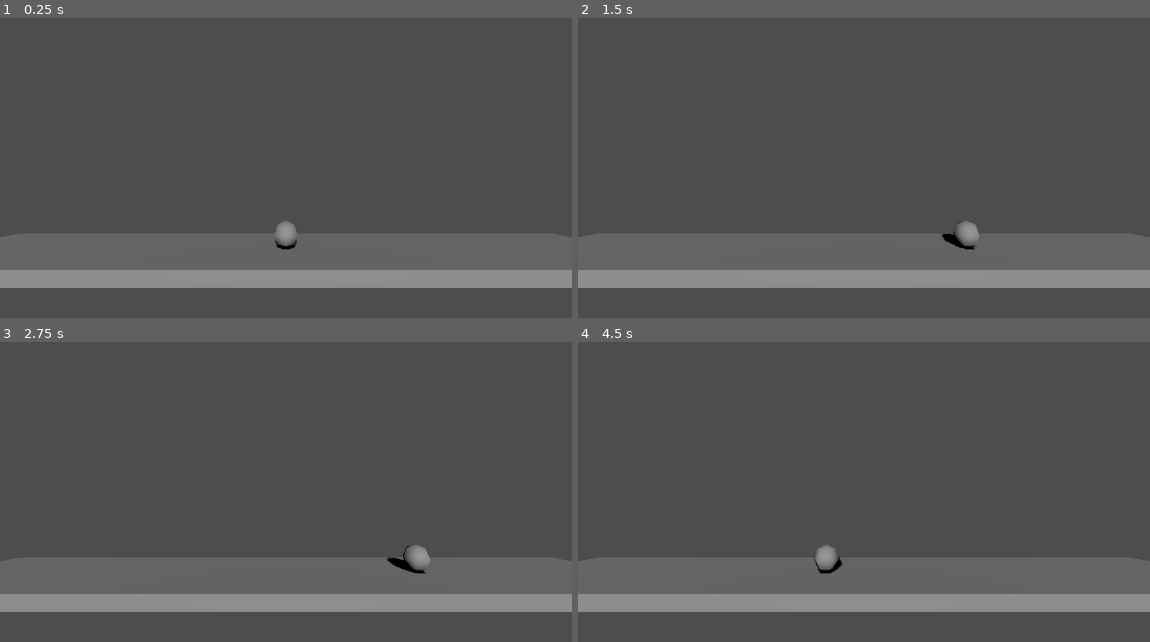
Above: before the commit, frames 1-4 (two rows, left to right).
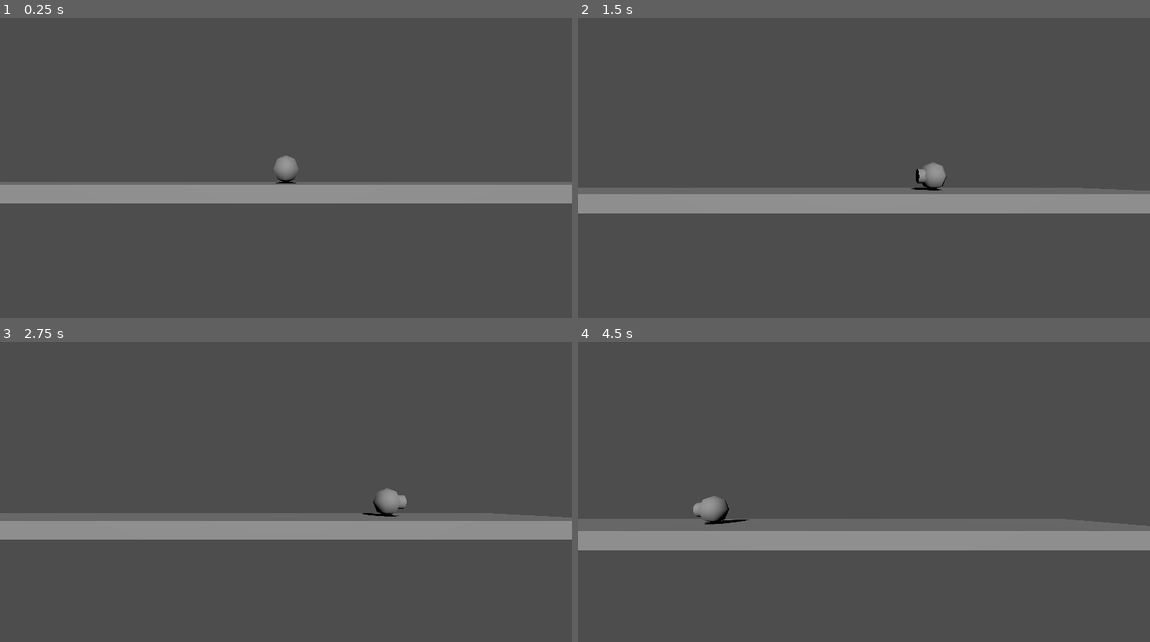
Above: after the commit, the same moments.

Repository: ndrewGele/gd41-poc
Game: Godot game, scene res://root.tscn
Two runs of this game, one before a commit and one after it. Both use one fixed random seed, a clock stepped at 60 frames per second and the inputs below. Before the commit the project starts from res://stages/test.tscn.
Inputs:
- Up to frame 1 (0.25 s): no input
- Up to frame 2 (1.5 s): hold Right (move_right) 0.53-1.28 s; hold Left (move_left) from 1.28 s (still down)
- Up to frame 3 (2.75 s): release Left (move_left) at 2.03 s; hold Right (move_right) from 2.03 s (still down)
- Up to frame 4 (4.5 s): release Right (move_right) at 2.78 s; hold Up (move_up) 2.78-3.53 s; hold Left (move_left) from 3.53 s (still down)

The runs differ from the first frame. In frame 1, 14% of the frame differs, in the area x 0-100%, y 45-90%; in frame 2, 15%; in frame 3, 15%; in frame 4, 17%, in the area x 0-100%, y 51-90%.

Commit message:
some refactor and tracking camera added

Diff:
--- a/characters/test.tscn
+++ /dev/null
@@ -1,23 +0,0 @@
-[gd_scene load_steps=4 format=3 uid="uid://ct6g857saisg7"]
-
-[ext_resource type="Script" path="res://characters/test.gd" id="1_ekdbj"]
-
-[sub_resource type="SphereMesh" id="SphereMesh_jwa4d"]
-radius = 1.0
-height = 2.0
-radial_segments = 6
-rings = 3
-
-[sub_resource type="SphereShape3D" id="SphereShape3D_yfetd"]
-radius = 1.0
-
-[node name="TestChar" type="CharacterBody3D"]
-script = ExtResource("1_ekdbj")
-
-[node name="Pivot" type="Node3D" parent="."]
-
-[node name="MeshInstance3D" type="MeshInstance3D" parent="Pivot"]
-mesh = SubResource("SphereMesh_jwa4d")
-
-[node name="CollisionShape3D" type="CollisionShape3D" parent="."]
-shape = SubResource("SphereShape3D_yfetd")
--- a/characters/test.gd
+++ b/characters/test_char.gd
@@ -1,10 +1,12 @@
 extends CharacterBody3D
 
-@export var speed = 14
-@export var fall_acceleration = 75
-@export var jump_impulse = 20
+@export var speed = 20
+@export var fall_acceleration = 150
+@export var jump_impulse = 40
+@export var max_jumps = 2
 
 var target_velocity = Vector3.ZERO
+var remaining_jumps = max_jumps
 
 func _physics_process(delta):
 
@@ -15,12 +17,19 @@
 	if Input.is_action_pressed("move_left"):
 		direction.x -= 1
 
-	if is_on_floor() and Input.is_action_just_pressed("move_up"):
+	if is_on_floor():
+		remaining_jumps = max_jumps
+
+	if remaining_jumps > 0 and Input.is_action_just_pressed("move_up"):
 		target_velocity.y = jump_impulse
+		remaining_jumps -= 1
+		if direction != Vector3.ZERO:
+			$Pivot.look_at(position + direction, Vector3.UP)
 
 	if direction != Vector3.ZERO:
 		direction = direction.normalized()
-		$Pivot.look_at(position + direction, Vector3.UP)
+		if is_on_floor():
+			$Pivot.look_at(position + direction, Vector3.UP)
 
 	# Ground Velocity
 	target_velocity.x = direction.x * speed
--- /dev/null
+++ b/characters/test_char.tscn
@@ -0,0 +1,30 @@
+[gd_scene load_steps=5 format=3 uid="uid://ct6g857saisg7"]
+
+[ext_resource type="Script" path="res://characters/test_char.gd" id="1_ekdbj"]
+
+[sub_resource type="SphereMesh" id="SphereMesh_jwa4d"]
+radius = 1.0
+height = 2.0
+radial_segments = 6
+rings = 3
+
+[sub_resource type="CylinderMesh" id="CylinderMesh_0wn6b"]
+height = 1.0
+
+[sub_resource type="SphereShape3D" id="SphereShape3D_yfetd"]
+radius = 1.0
+
+[node name="TestChar" type="CharacterBody3D"]
+script = ExtResource("1_ekdbj")
+
+[node name="Pivot" type="Node3D" parent="."]
+
+[node name="Body" type="MeshInstance3D" parent="Pivot"]
+mesh = SubResource("SphereMesh_jwa4d")
+
+[node name="Nose" type="MeshInstance3D" parent="Pivot"]
+transform = Transform3D(1, 0, 0, 0, -0.0189007, 0.999821, 0, -0.999821, -0.0189007, 0, 0, -0.616491)
+mesh = SubResource("CylinderMesh_0wn6b")
+
+[node name="CollisionShape3D" type="CollisionShape3D" parent="."]
+shape = SubResource("SphereShape3D_yfetd")
--- a/project.godot
+++ b/project.godot
@@ -11,7 +11,7 @@
 [application]
 
 config/name="pocombat"
-run/main_scene="res://stages/test.tscn"
+run/main_scene="res://root.tscn"
 config/features=PackedStringArray("4.1", "Forward Plus")
 config/icon="res://icon.svg"
 
--- /dev/null
+++ b/root.gd
@@ -0,0 +1,21 @@
+extends Node3D
+
+func _load_stage(stage):
+	var loaded_stage = load(stage)
+	var inst_stage = loaded_stage.instantiate()
+	return(inst_stage)
+
+func _load_character(character, _player):
+	var loaded_character = load(character)
+	var inst_character = loaded_character.instantiate()
+	return(inst_character)
+
+func _ready():
+	var stage = _load_stage('./stages/test_stage.tscn')
+	self.add_child(stage)
+	var character1 = _load_character('./characters/test_char.tscn', true)
+	$Characters.add_child(character1)
+
+	var stage_camera = StageCamera.new()
+	stage_camera.camera_targets = $Characters.get_children()
+	add_child(stage_camera)
--- a/root.tscn
+++ b/root.tscn
@@ -1,3 +1,8 @@
-[gd_scene format=3 uid="uid://c1tttnka83j8q"]
+[gd_scene load_steps=2 format=3 uid="uid://c1tttnka83j8q"]
+
+[ext_resource type="Script" path="res://root.gd" id="1_jdm87"]
 
 [node name="Node3D" type="Node3D"]
+script = ExtResource("1_jdm87")
+
+[node name="Characters" type="Node3D" parent="."]
--- a/stages/test.tscn
+++ b/stages/test_stage.tscn
@@ -1,6 +1,4 @@
-[gd_scene load_steps=4 format=3 uid="uid://deq14sc20nlxv"]
-
-[ext_resource type="PackedScene" uid="uid://ct6g857saisg7" path="res://characters/test.tscn" id="1_x4nwr"]
+[gd_scene load_steps=3 format=3 uid="uid://deq14sc20nlxv"]
 
 [sub_resource type="BoxShape3D" id="BoxShape3D_cjw7c"]
 size = Vector3(50, 1, 8)
@@ -23,10 +21,6 @@
 transform = Transform3D(1, 0, 0, 0, 0.90525, 0.424879, 0, -0.424879, 0.90525, 0, 6.5501, 0)
 shadow_enabled = true
 
-[node name="Marker3D" type="Marker3D" parent="."]
-transform = Transform3D(1, 0, 0, 0, 1, 0, 0, 0, 1, 0, 5.02005, 15.7725)
+[node name="players" type="Node3D" parent="."]
 
-[node name="Camera3D" type="Camera3D" parent="Marker3D"]
-
-[node name="TestChar" parent="." instance=ExtResource("1_x4nwr")]
-transform = Transform3D(1, 0, 0, 0, 1, 0, 0, 0, 1, 0, 1.08517, 0)
+[node name="pois" type="Node3D" parent="."]
--- /dev/null
+++ b/utils/stage_camera.gd
@@ -0,0 +1,38 @@
+class_name StageCamera
+
+extends Camera3D
+
+@export var y_offset: float = 25.0
+var camera_targets: Array[Node] = []
+var target_position: Vector3 = Vector3.ZERO
+
+func follow_targets(targets: Array[Node] = self.camera_targets):
+	var all_x: Array[float] = []
+	var all_y: Array[float] = []
+	for target in targets:
+		all_x.append(target.position.x)
+		all_y.append(target.position.y)
+
+	var sum_x: float = 0.0
+	for x in all_x:
+		sum_x += x
+
+	var sum_y: float = 0.0
+	for y in all_y:
+		sum_y += y
+
+	var mean_x: float = sum_x / float(targets.size())
+	var mean_y: float = sum_y / float(targets.size())
+
+	target_position = Vector3(mean_x, mean_y, 15.0)
+
+
+func _ready():
+	self.position = Vector3(0.0,0.0,15.0)
+
+
+func _physics_process(delta):
+	if camera_targets.size() > 0:
+		follow_targets()
+
+	self.position = self.position.lerp(target_position, delta * 1)
--- /dev/null
+++ b/utils/stage_camera.tscn
@@ -0,0 +1,5 @@
+[gd_scene format=3 uid="uid://vo2a70bm3qku"]
+
+[node name="stage_camera" type="Marker3D"]
+
+[node name="Camera3D" type="Camera3D" parent="."]
Not shown, changed: .gitignore
Not shown, removed: README.md
